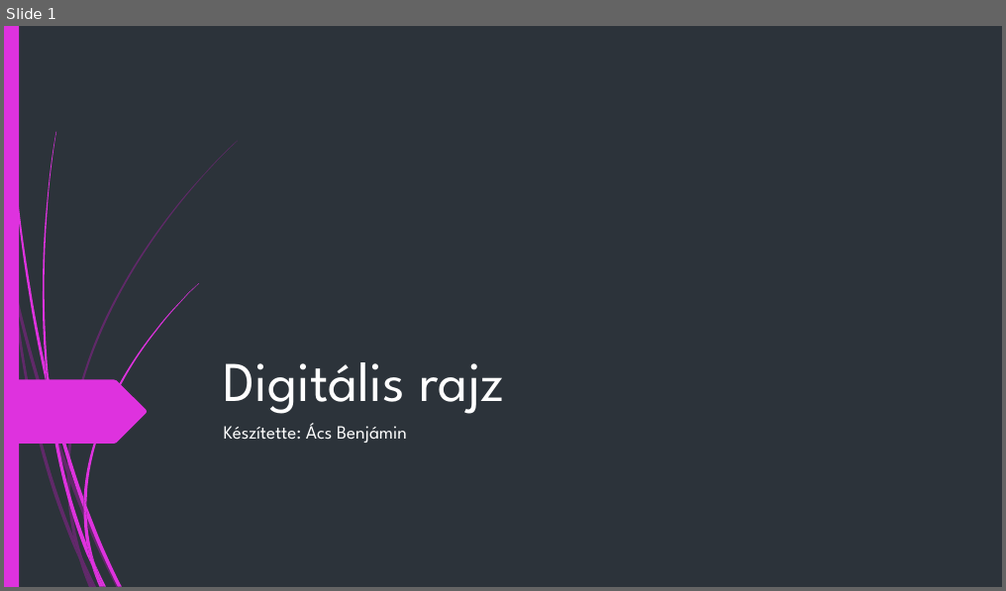
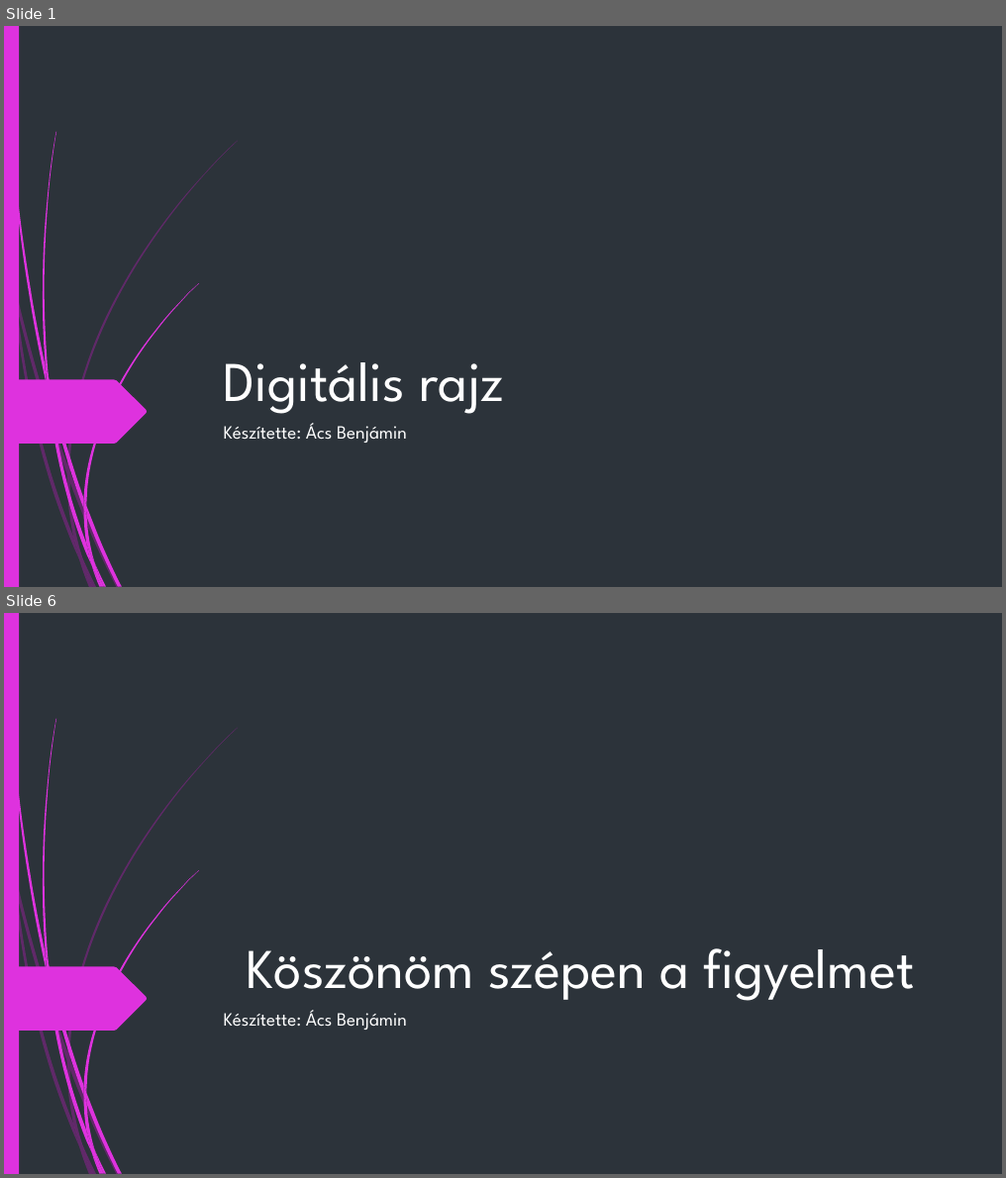
Before and after one commit to AcsBeni/AcsBenjamindigitalisrajz, a slide deck: ÁcsBenjámin.pptx. Shown one above the other, each under a label of ours: slide 1 before the commit, slides 1 and 6 after it; the slides between them are not shown. The pictures are 1006x591 and 1006x1178 pixels, drawn with LibreOffice and Linux fonts; fonts in the diff are those of the drawing. Boxes give left, top, right and bottom in pixels: in the first picture for what was removed or moved away, otherwise in the second. Text is boxed around its words. In the diff, an @@ line names an element or a change of style, - is before the commit and + after.

```diff
--- a/ÁcsBenjámin.pptx
+++ b/ÁcsBenjámin.pptx
@@ slide 6 added at (x1=4, y1=613, x2=1002, y2=1174), background #2C333A; not listed: 24 template elements that a slide beside it also shows @@
@@ title added at (x1=247, y1=949, x2=915, y2=1001), 54 pt, text #FFFFFF @@
+Köszönöm szépen a figyelmet
@@ subtitle added at (x1=224, y1=1010, x2=407, y2=1030), 18 pt, text #FFFFFF @@
+Készítette: Ács Benjámin
```
Also in this commit, not shown: 2 slides changed, 2 other slides added.
